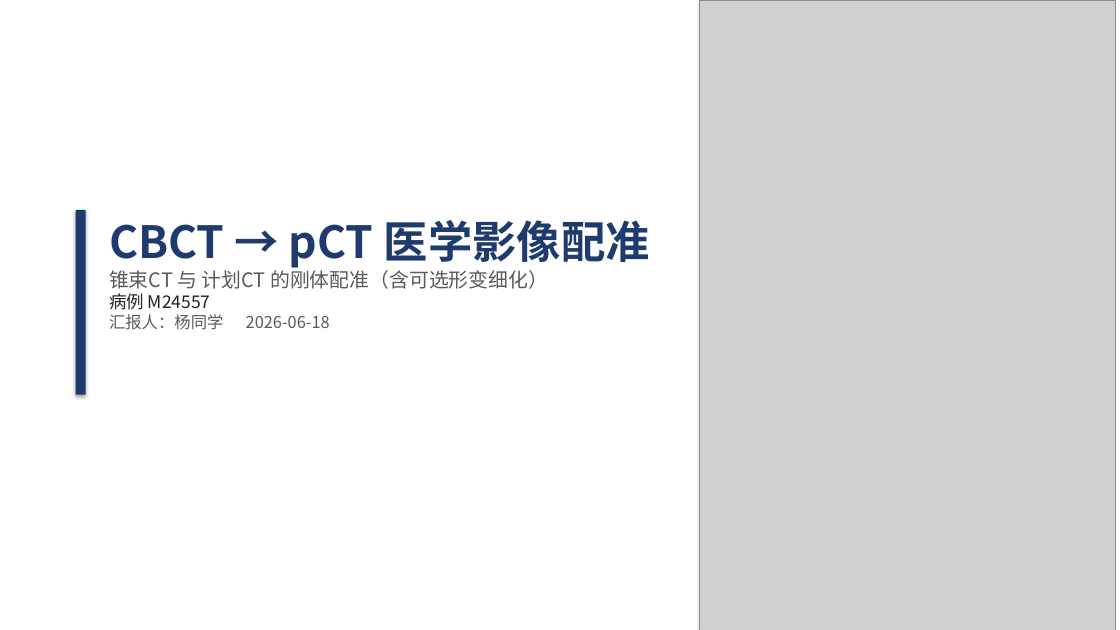
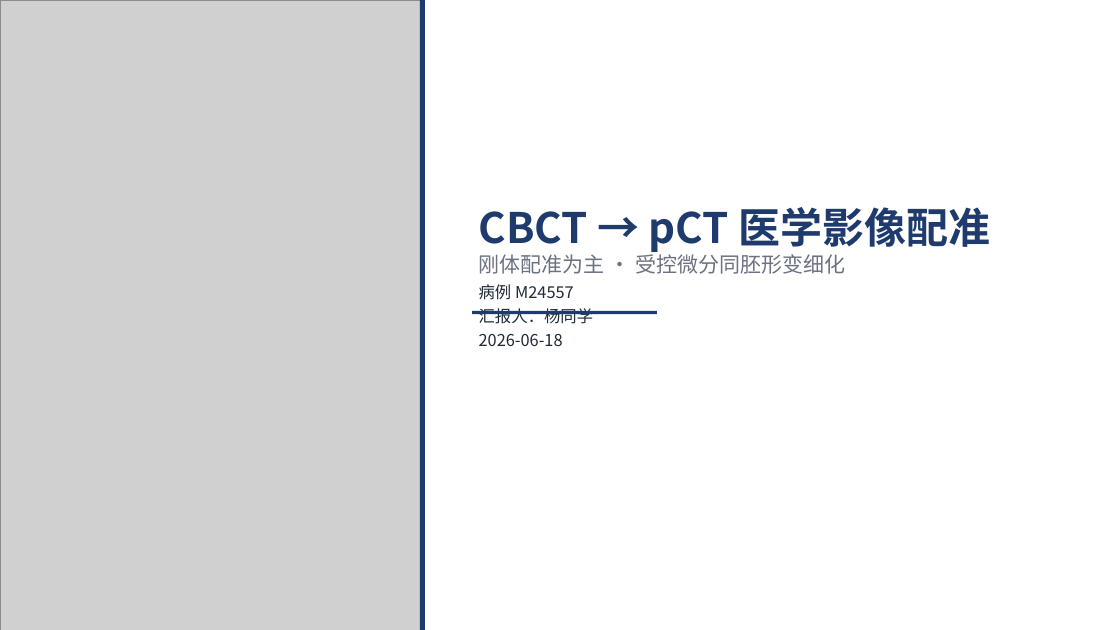
Before and after one commit to develop-yang/Task, a slide deck: slide 1 of results_sample/CBCT_pCT_配准汇报.pptx. Drawn at 1120x630 pixels with LibreOffice and Linux fonts; fonts in the diff are those of the drawing; grey boxes stand for pictures. Boxes give left, top, right and bottom in pixels: in the first picture for what was removed or moved away, otherwise in the second. Text is boxed around its words. In the diff, an @@ line names an element or a change of style, - is before the commit and + after.

```diff
--- a/results_sample/CBCT_pCT_配准汇报.pptx
+++ b/results_sample/CBCT_pCT_配准汇报.pptx
@@ picture added at [0,0,420,630] @@
@@ rectangle: place and size @@
-rectangle at [0,0,697,630]
+rectangle at [420,0,425,630]
@@ rectangle at [420,0,425,630]: fill #FFFFFF to #1F3B6E; shadow off @@
@@ picture removed at [700,0,1116,630] @@
@@ text "CBCT → pCT 医学影像配准": place and size @@
-text "CBCT → pCT 医学影像配准" at [109,220,650,330]
+text "CBCT → pCT 医学影像配准" at [479,207,991,346]
@@ text at [479,207,991,300]: size 38 to 36 pt in "CBCT → pCT 医学影像配准"; size 15 to 14 pt, text colour #222222 to #1F2937 in "病例 M24557"; more space between paragraphs @@
@@ rectangle removed at [76,210,86,395] @@
@@ text at [479,254,845,274]: text changed; size 17 to 18 pt; text colour #5A5A5A to #6B7280 @@
-锥束CT 与 计划CT 的刚体配准（含可选形变细化）
+刚体配准为主 · 受控微分同胚形变细化
@@ rectangle added at [472,311,657,314], fill #1F3B6E @@
@@ text at [479,308,593,346]: text changed; text colour #5A5A5A to #1F2937 @@
-汇报人：杨同学 2026-06-18
+汇报人：杨同学
+2026-06-18
```
Also in this commit, not shown: 9 other slides changed, 8 other files.
